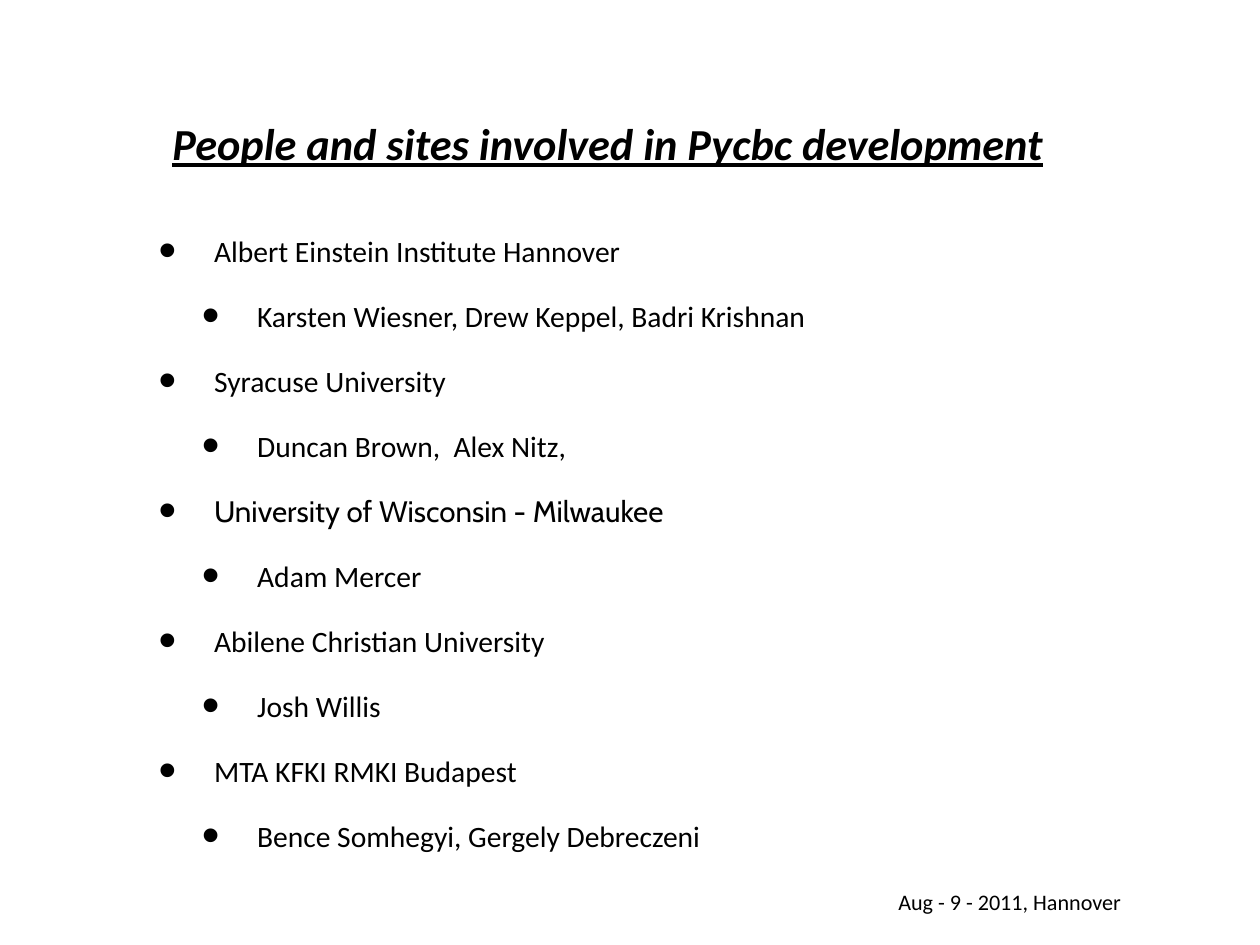
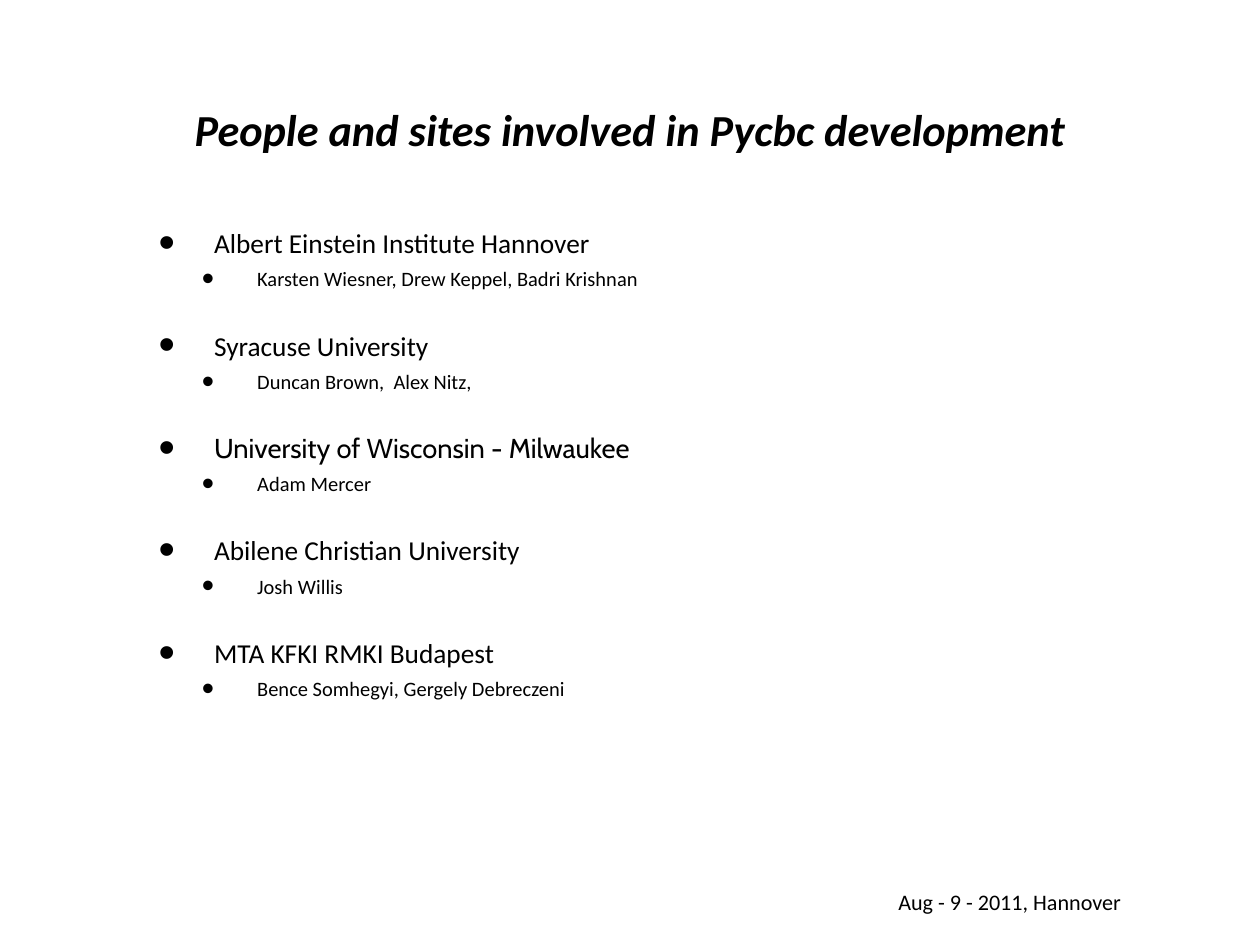
Before and after one commit to gwastro/pycbc, a slide deck: slide 5 of doc/Pycbc-Refactoring-GPU-inspiral.ppt. Drawn at 1260x945 pixels with LibreOffice and Linux fonts; fonts in the diff are those of the drawing; background and template pictures are left out. Boxes give left, top, right and bottom in pixels: in the first picture for what was removed or moved away, otherwise in the second. Text is boxed around its words. In the diff, an @@ line names an element or a change of style, - is before the commit and + after.

Commit message:
updated slides reviewed by Drew and Karsten for the calls

```diff
--- a/doc/Pycbc-Refactoring-GPU-inspiral.ppt
+++ b/doc/Pycbc-Refactoring-GPU-inspiral.ppt
@@ title "People and sites involved in ...": place and size @@
-title "People and sites involved in ..." at (172, 129, 1042, 167)
+title "People and sites involved in ..." at (195, 115, 1064, 153)
@@ title "People and sites involved in ..." at (195, 115, 1064, 153): underline off @@
@@ text "Albert Einstein Institute Hannover" at (214, 234, 637, 700): size 24 to 22.2 pt in "Albert Einstein Institute Hannover", "Syracuse University", "University of Wisconsin - Milwaukee", "Abilene Christian University" and 1 more places; size 24 to 16.6 pt in "Karsten Wiesner, Drew Keppel, Badri Krishnan", "Duncan Brown, Alex Nitz,", "Adam Mercer", "Josh Willis" and 1 more places; line spacing 1 to 0.8; less space between paragraphs @@
```
Also in this commit, not shown: 9 other slides changed, 3 other files.
